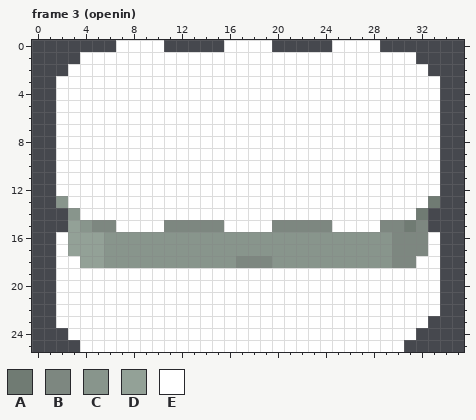
Pixel-art file: Assets/Resources/aseprite/TrashContainer.aseprite. The picture above is the old version.
36x26 pixels, 5 frames. Colours within 5 levels of each other are drawn and written as one. Shown: frame 3 (openin). The commit also changed other frames, which this record leaves out.
Palette (. is transparent): A #707b73  B #7d8780  C #88958c  D #93a197  E #ffffff
New version:
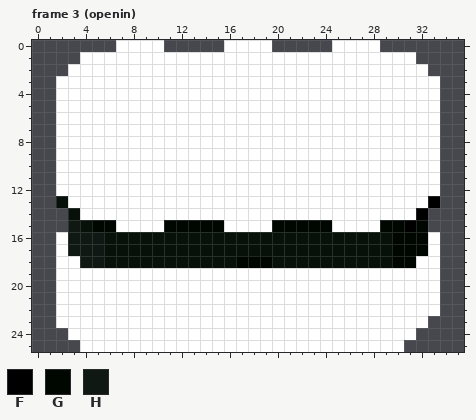
Colours new in this view: F #000000  G #000600  H #0f1812
Commit: (#108.1) trash containers balance
Edits made:
layer "obj/Flattened" added
layer "em/em" now shown
layer "em/bg" now shown
layer "em/bg-sub" now shown
layer "obj/bg" removed
colour C: #88958c -> #07110a
Changed rows in their new state; - is a pixel that keeps its letter.
Frame 3 (openin), layer "em/bg-sub":
first column x 3:
13 ------------------------------F
14 -----------------------------F-
15 H-GG----GGGGG----GGGGG----GGFG-
16 HHH------------------------GGG-
17 HHH------------------------GGG-
18 -HH-----------GGG----------GG--
Where, in picture pixels (left, top, right, bottom), the same in both pictures:
changed: (56, 196, 440, 268)
